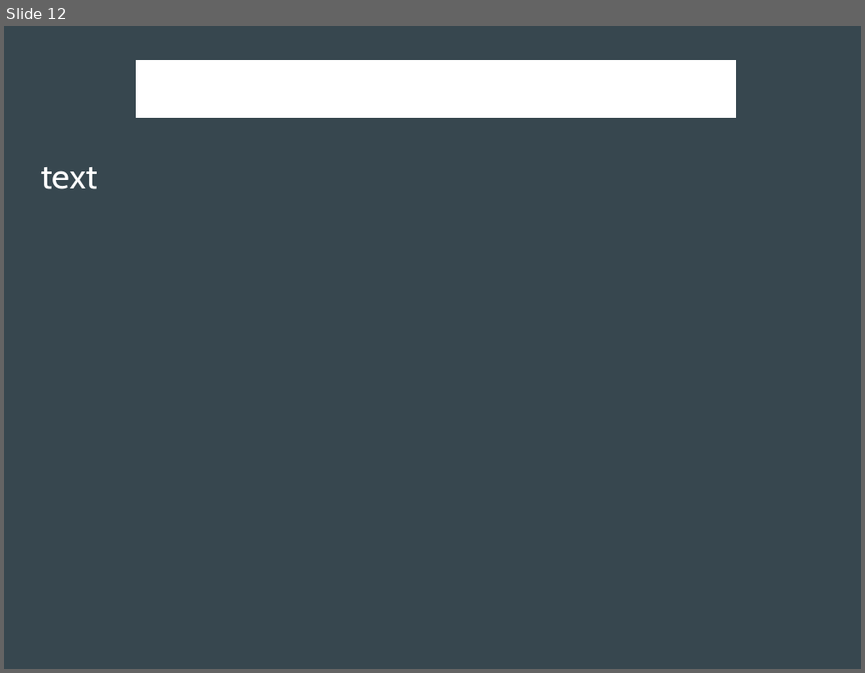
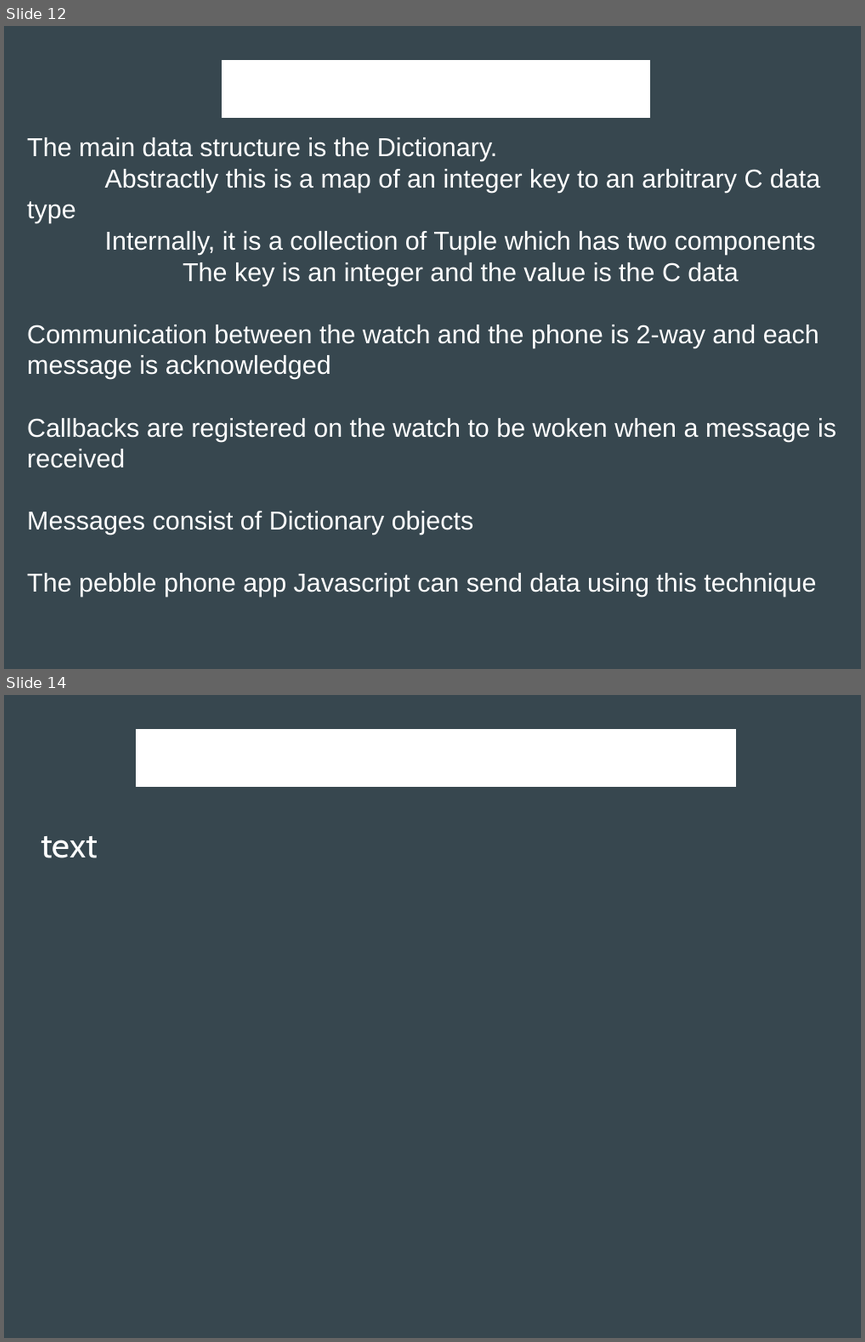
Before and after one commit to kentarchie/PebbleUniforumTalk, a slide deck: PebbleDevTalk.odp. Shown one above the other, each under a label of ours: slide 12 before the commit, slides 12 and 14 after it; the slides between them are not shown. The pictures are 865x673 and 865x1342 pixels, drawn with LibreOffice and Linux fonts; fonts in the diff are those of the drawing. Boxes give left, top, right and bottom in pixels: in the first picture for what was removed or moved away, otherwise in the second. Text is boxed around its words. In the diff, an @@ line names an element or a change of style, - is before the commit and + after.

Commit message:
added data structure/communication slides

```diff
--- a/PebbleDevTalk.odp
+++ b/PebbleDevTalk.odp
@@ slide 12 added at (4, 26, 861, 669), background #37474F @@
@@ title added at (222, 61, 650, 119), 44 pt, text #FFFFFF @@
+Data Communication
@@ text added at (27, 137, 836, 596), 24 pt, text #FFFFFF @@
+The main data structure is the Dictionary.
+Abstractly this is a map of an integer key to an arbitrary C data type
+Internally, it is a collection of Tuple which has two components
+The key is an integer and the value is the C data
+Communication between the watch and the phone is 2-way and each message is acknowledged
+Callbacks are registered on the watch to be woken when a message is received
+Messages consist of Dictionary objects
+The pebble phone app Javascript can send data using this technique
@@ what was slide 12 is now slide 14 @@
```
Also in this commit, not shown: 1 other slide added.
